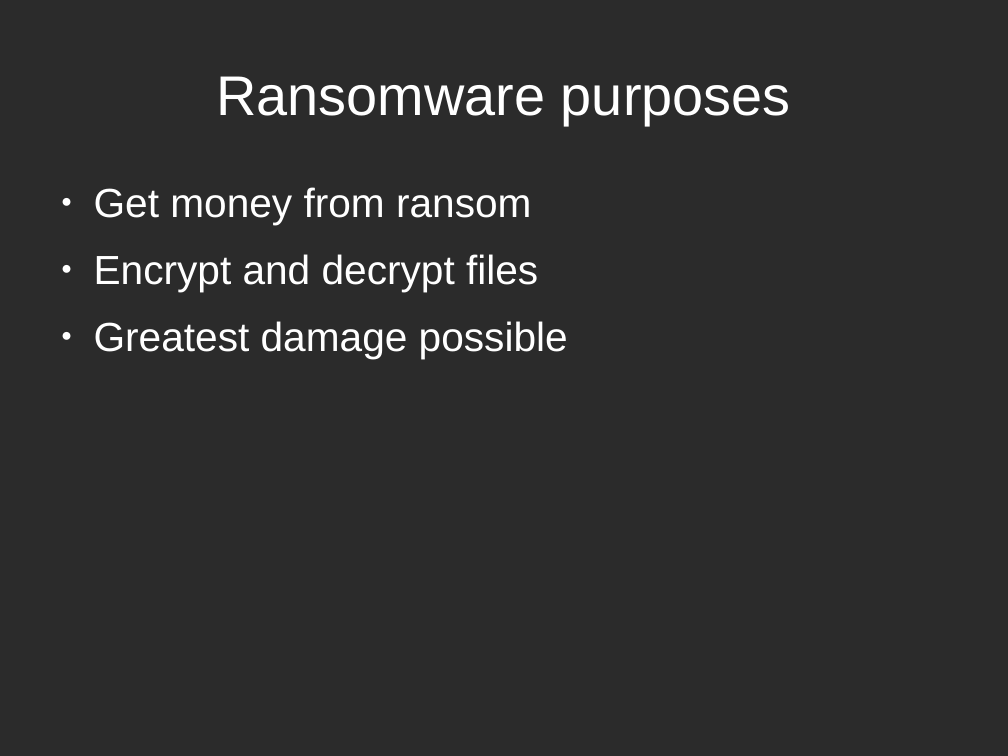
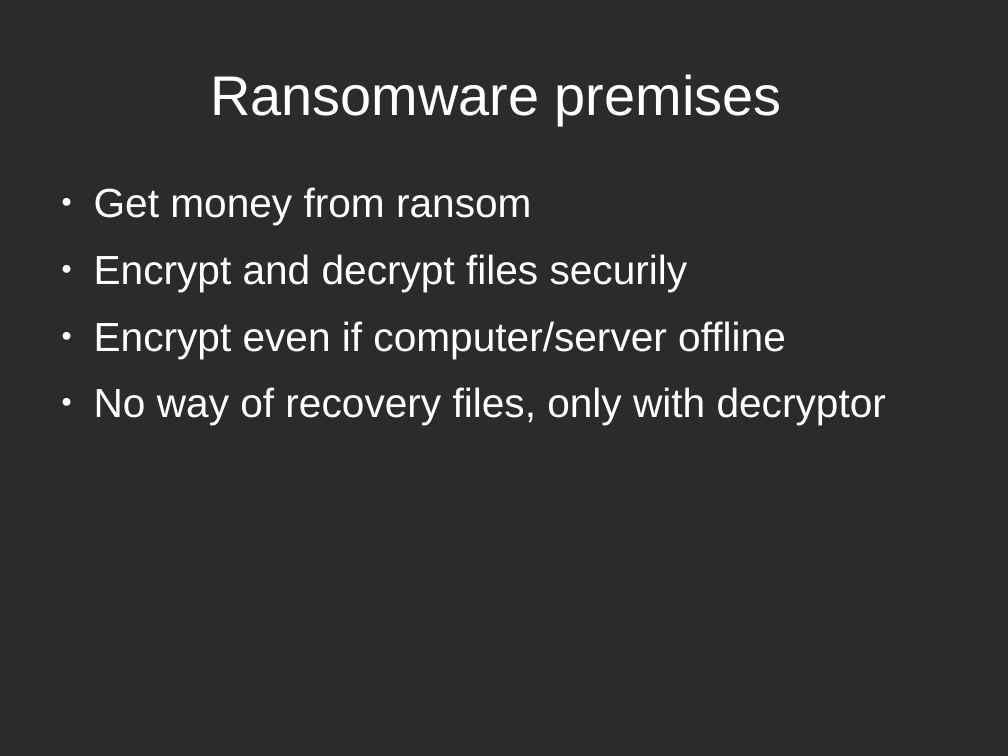
Before and after one commit to tarcisio-marinho/GonnaCry, a slide deck: slide 2 of Python/talk/na_beira_do_rio.odp. Drawn at 1008x756 pixels with LibreOffice and Linux fonts; fonts in the diff are those of the drawing; background and template pictures are left out; a plain dark background stands for a picture behind light text. Boxes give left, top, right and bottom in pixels: in the first picture for what was removed or moved away, otherwise in the second. Text is boxed around its words. In the diff, an @@ line names an element or a change of style, - is before the commit and + after.

```diff
--- a/Python/talk/na_beira_do_rio.odp
+++ b/Python/talk/na_beira_do_rio.odp
@@ title at (x1=210, y1=74, x2=782, y2=125): text changed @@
-Ransomware purposes
+Ransomware premises
@@ text at (x1=94, y1=254, x2=886, y2=425): text changed @@
-● Encrypt and decrypt files
-● Greatest damage possible
+● Encrypt and decrypt files securily
+● Encrypt even if computer/server offline
+● No way of recovery files, only with decryptor
```
Also in this commit, not shown: 5 other slides changed, 4 slides added.
